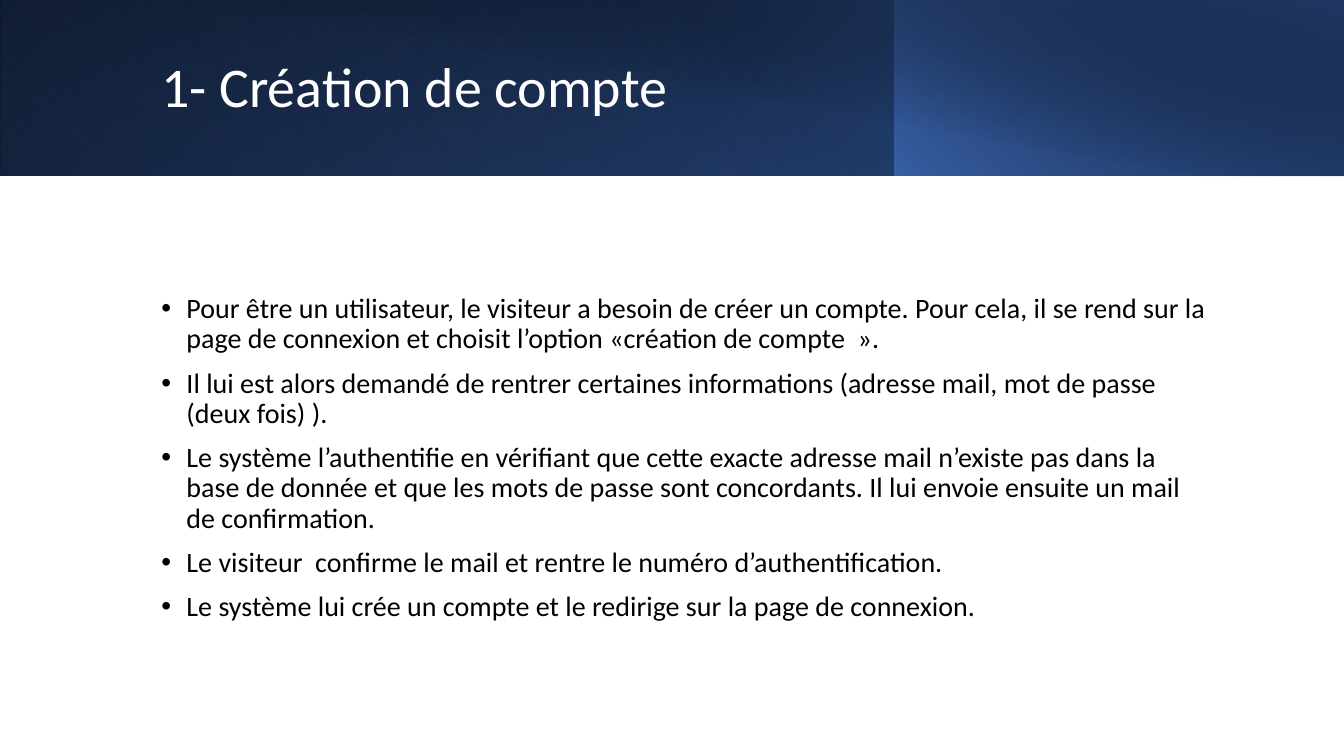
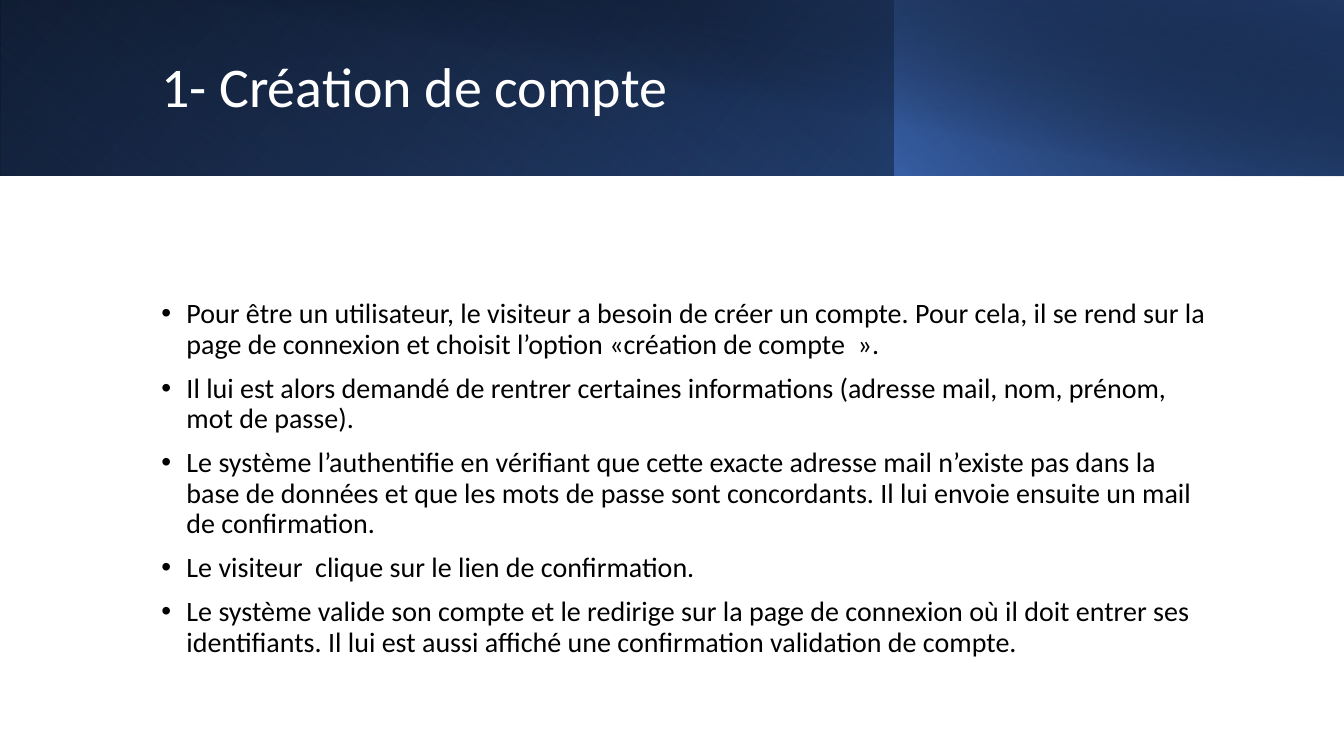
Before and after one commit to mrstph/project-calista, a slide deck: slide 8 of dossier-analyse/dossier-analyse.pptx (slide 7 before the commit). Drawn at 1344x756 pixels with LibreOffice and Linux fonts; fonts in the diff are those of the drawing. Boxes give left, top, right and bottom in pixels: in the first picture for what was removed or moved away, otherwise in the second. Text is boxed around its words. In the diff, an @@ line names an element or a change of style, - is before the commit and + after.

```diff
--- a/dossier-analyse/dossier-analyse.pptx
+++ b/dossier-analyse/dossier-analyse.pptx
@@ text at (x1=186, y1=377, x2=1191, y2=657): text changed @@
-• Il lui est alors demandé de rentrer certaines informations (adresse mail, mot de passe (deux fois) ).
-• Le système l’authentifie en vérifiant que cette exacte adresse mail n’existe pas dans la base de donnée et que les mots de passe sont concordants. Il lui envoie ensuite un mail de confirmation.
-• Le visiteur confirme le mail et rentre le numéro d’authentification.
-• Le système lui crée un compte et le redirige sur la page de connexion.
+• Il lui est alors demandé de rentrer certaines informations (adresse mail, nom, prénom, mot de passe).
+• Le système l’authentifie en vérifiant que cette exacte adresse mail n’existe pas dans la base de données et que les mots de passe sont concordants. Il lui envoie ensuite un mail de confirmation.
+• Le visiteur clique sur le lien de confirmation.
+• Le système valide son compte et le redirige sur la page de connexion où il doit entrer ses identifiants. Il lui est aussi affiché une confirmation validation de compte.
```
Also in this commit, not shown: 36 other slides changed, 3 slides added, 2 slides removed.
